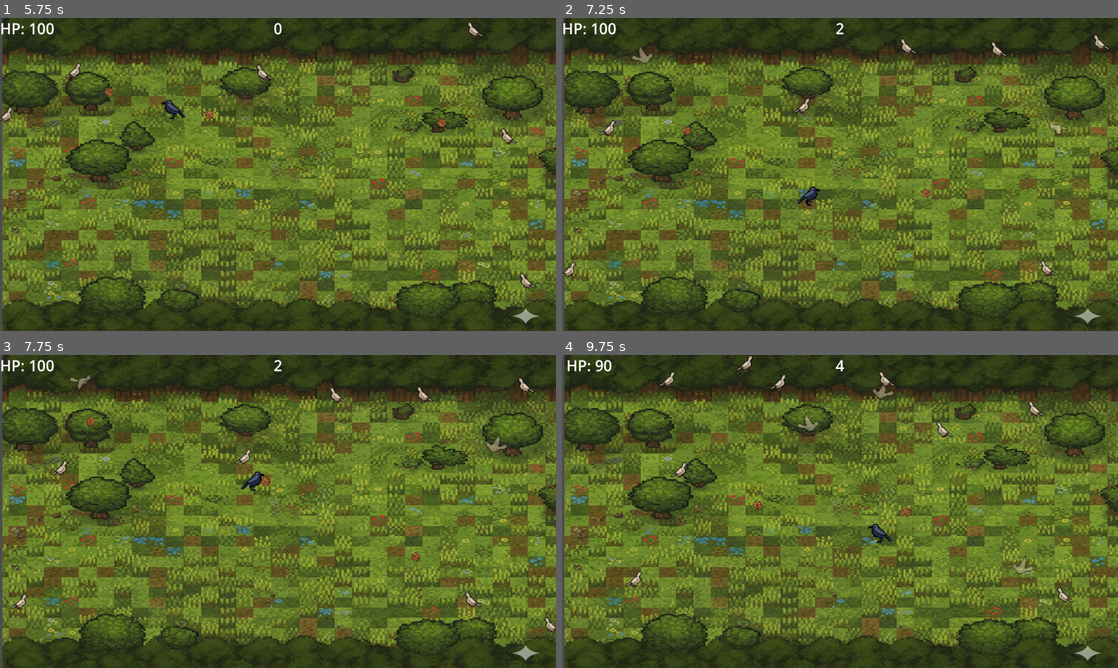
Above: before the commit, frames 1-4 (two rows, left to right).
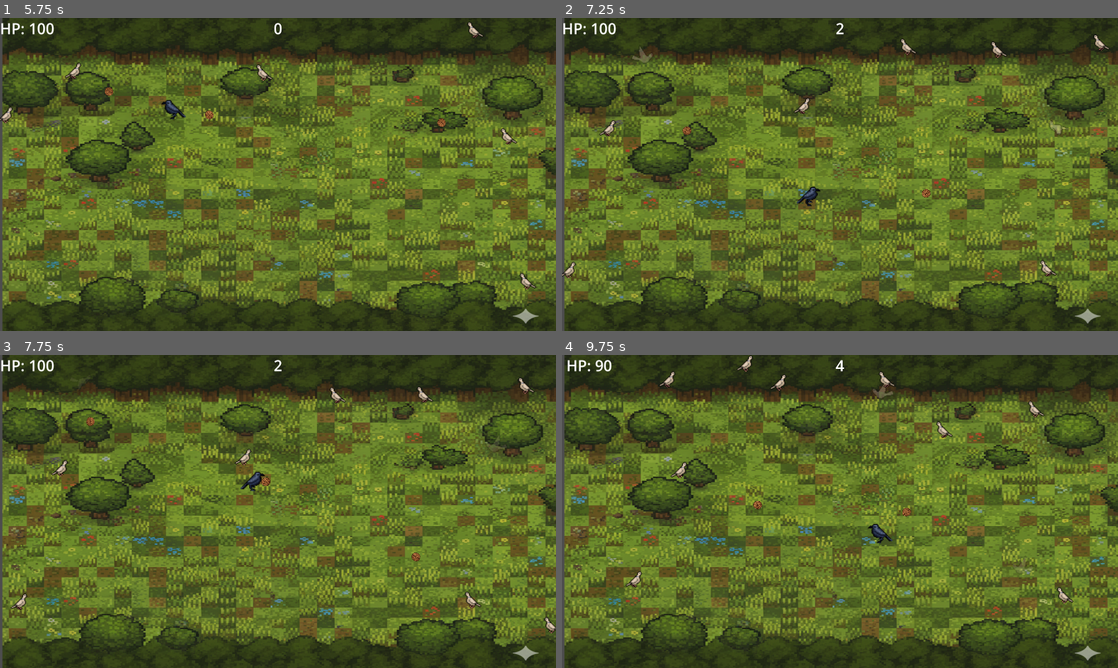
Above: after the commit, the same moments.

Repository: arongida/dungeon-cawler
Game: Godot game, scene res://Main.tscn
Two runs of this game, one before a commit and one after it. Both use one fixed random seed, a clock stepped at 60 frames per second and the inputs below.
Inputs:
- Up to frame 1 (5.75 s): click "Start" at 0.5 s; hold Right (move_right) 1.28-2.03 s; hold S (move_down) 2.03-2.78 s; hold Right (move_right) 2.78-3.53 s; hold Space (move_up) 3.53-4.28 s; hold A (move_left) from 4.28 s (still down)
- Up to frame 2 (7.25 s): release A (move_left) at 5.78 s; hold S (move_down) 5.78-6.53 s; hold Right (move_right) from 6.53 s (still down)
- Up to frame 3 (7.75 s): release Right (move_right) at 7.28 s; hold Space (move_up) from 7.28 s (still down)
- Up to frame 4 (9.75 s): release Space (move_up) at 8.03 s; hold Right (move_right) 8.03-8.78 s; hold S (move_down) 8.78-9.53 s; hold A (move_left) from 9.53 s (still down)

Frame 1 is identical in both runs. In frame 2, less than 0.1% of the frame differs, in the area x 12-17%, y 9-15%; in frame 3, 0.1%; in frame 4, 0.2%, in the area x 42-85%, y 9-70%.

Commit message:
trail for nut

Diff:
--- a/Nut.tscn
+++ b/Nut.tscn
@@ -1,10 +1,26 @@
-[gd_scene load_steps=7 format=3 uid="uid://co62be2ugu8lf"]
+[gd_scene load_steps=9 format=3 uid="uid://co62be2ugu8lf"]
 
 [ext_resource type="Script" uid="uid://bkf0q3cmqpmu7" path="res://nut.gd" id="1_rlha0"]
 [ext_resource type="Texture2D" uid="uid://baqjpu3pwdbj0" path="res://walnut.png" id="1_tilog"]
+[ext_resource type="Script" uid="uid://bpn6iimcuf0lp" path="res://sprite_2d.gd" id="3_dhcak"]
+[ext_resource type="Script" uid="uid://d36ahco5wpo5h" path="res://trail.gd" id="3_sdjcu"]
 
 [sub_resource type="CircleShape2D" id="CircleShape2D_tilog"]
 radius = 6.08097
+
+[sub_resource type="Animation" id="Animation_sdjcu"]
+length = 0.001
+tracks/0/type = "bezier"
+tracks/0/imported = false
+tracks/0/enabled = true
+tracks/0/path = NodePath("NutSprite2D:rotation")
+tracks/0/interp = 1
+tracks/0/loop_wrap = true
+tracks/0/keys = {
+"handle_modes": PackedInt32Array(0),
+"points": PackedFloat32Array(0.5235988, -0.25, 0, 0.25, 0),
+"times": PackedFloat32Array(0)
+}
 
 [sub_resource type="Animation" id="Animation_rlha0"]
 resource_name = "spin"
@@ -12,27 +28,13 @@
 tracks/0/type = "bezier"
 tracks/0/imported = false
 tracks/0/enabled = true
-tracks/0/path = NodePath("Sprite2D:rotation")
+tracks/0/path = NodePath("NutSprite2D:rotation")
 tracks/0/interp = 1
 tracks/0/loop_wrap = true
 tracks/0/keys = {
 "handle_modes": PackedInt32Array(2, 2, 2),
 "points": PackedFloat32Array(0, -0.25, 0, 0.25, 0, 3.1415927, -0.16666667, -0.5235988, 0, 0, 6.2831855, -0.16666667, -0.5235988, 0, 0),
 "times": PackedFloat32Array(0, 1, 2)
-}
-
-[sub_resource type="Animation" id="Animation_sdjcu"]
-length = 0.001
-tracks/0/type = "bezier"
-tracks/0/imported = false
-tracks/0/enabled = true
-tracks/0/path = NodePath("Sprite2D:rotation")
-tracks/0/interp = 1
-tracks/0/loop_wrap = true
-tracks/0/keys = {
-"handle_modes": PackedInt32Array(0),
-"points": PackedFloat32Array(0.5235988, -0.25, 0, 0.25, 0),
-"times": PackedFloat32Array(0)
 }
 
 [sub_resource type="AnimationLibrary" id="AnimationLibrary_dhcak"]
@@ -46,10 +48,11 @@
 collision_mask = 2
 script = ExtResource("1_rlha0")
 
-[node name="Sprite2D" type="Sprite2D" parent="."]
+[node name="NutSprite2D" type="Sprite2D" parent="."]
 rotation = 0.5235988
 scale = Vector2(0.05, 0.05)
 texture = ExtResource("1_tilog")
+script = ExtResource("3_dhcak")
 
 [node name="CollisionShape2D" type="CollisionShape2D" parent="."]
 position = Vector2(0.9999999, 0)
@@ -65,5 +68,8 @@
 wait_time = 3.0
 autostart = true
 
+[node name="Trail" type="Node" parent="."]
+script = ExtResource("3_sdjcu")
+
 [connection signal="area_entered" from="." to="." method="_on_area_entered"]
 [connection signal="timeout" from="SpinTimer" to="." method="_on_spin_timer_timeout"]
--- a/mob.gd
+++ b/mob.gd
@@ -39,6 +39,9 @@
 	if animated_sprite.animation == "takeoff" and animated_sprite.frame >= 5:
 		_velocity = Vector2.UP * speed
 
+func _updateAlpha(toValue: float):
+	modulate.a = toValue
+
 func _on_area_entered(area: Area2D) -> void:
 	if _state == State.TAKEOFF:
 		return
@@ -48,7 +51,8 @@
 	animated_sprite.play("takeoff")
 	collision_shape.set_deferred("disabled", true)
 
-	modulate.a = 0.5
+	var tween = get_tree().create_tween()
+	tween.tween_method(_updateAlpha, 0.8, 0, 2)
 
 	await get_tree().create_timer(2.0).timeout
 	queue_free()
--- a/nut.gd
+++ b/nut.gd
@@ -26,4 +26,3 @@
 
 func _on_spin_timer_timeout() -> void:
 	animation_player.play("spin")
-	print_debug("played spin")
--- a/project.godot
+++ b/project.godot
@@ -55,3 +55,7 @@
 , Object(InputEventKey,"resource_local_to_scene":false,"resource_name":"","device":-1,"window_id":0,"alt_pressed":false …(186 unchanged characters)…
 ]
 }
+
+[rendering]
+
+textures/vram_compression/import_etc2_astc=true
--- /dev/null
+++ b/sprite_2d.gd
@@ -0,0 +1,10 @@
+extends Sprite2D
+
+
+func _updateAlpha(toValue: float):
+	modulate.a = toValue
+
+func fadeOut():
+	var tween = get_tree().create_tween()
+	tween.tween_method(_updateAlpha, 0.8, 0, 0.5)
+	tween.tween_callback(queue_free)
--- /dev/null
+++ b/trail.gd
@@ -0,0 +1,18 @@
+extends Node
+@onready var sprite: Sprite2D = $"../NutSprite2D"
+@onready var nut: Area2D = $".."
+
+# Called when the node enters the scene tree for the first time.
+func _ready() -> void:
+	pass # Replace with function body.
+
+
+# Called every frame. 'delta' is the elapsed time since the previous frame.
+func _process(delta: float) -> void:
+	pass
+	#if (get_tree().get_frame() % 3) == 0:
+		#var newSprite = sprite.duplicate()
+		#newSprite.z_index = 0
+		#get_tree().root.add_child(newSprite)
+		#newSprite.global_position = nut.global_position + sprite.position
+		#newSprite.fadeOut()
Not shown, added: export_presets.cfg
Not shown, added: sprite_2d.gd.uid
Not shown, added: trail.gd.uid
Not shown, changed: .DS_Store
Not shown, changed: [PeakPixels] Common Birds/.DS_Store
Not shown, added: beaker.dmg
